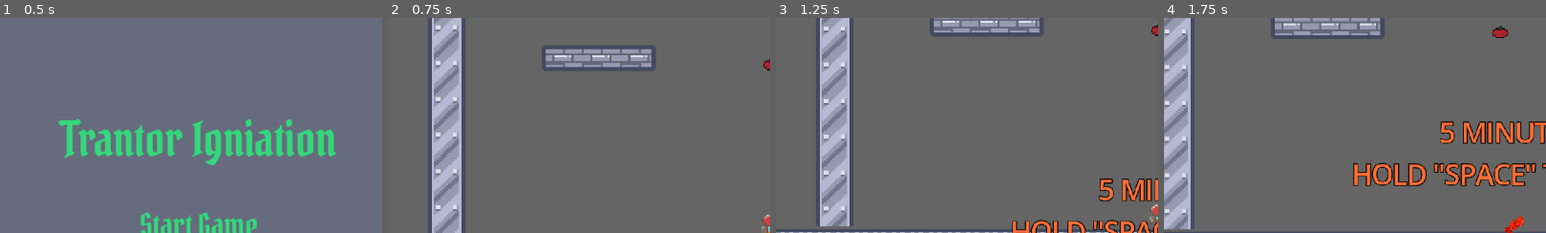
Above: before the commit, frames 1-4 (left to right).
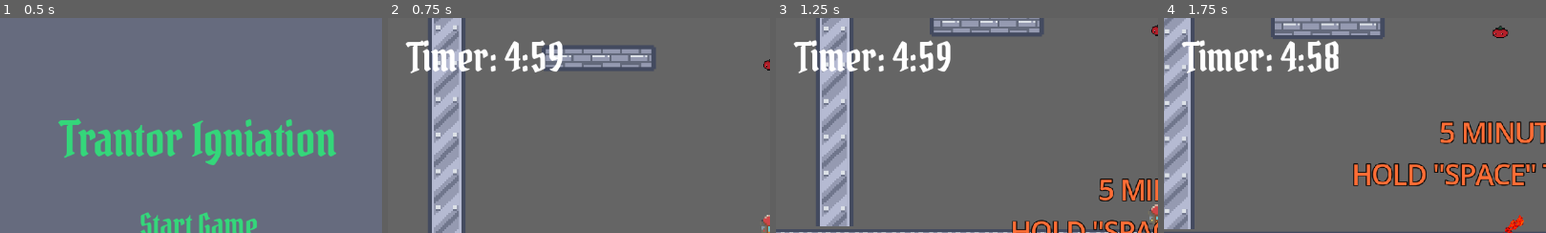
Above: after the commit, the same moments.

Repository: Kerwanc/TrantorIgniation
Game: Godot game, scene res://scenes/main_menu.tscn
The game is run twice, just before and just after one commit, with the same random seed, the same clock (stepped at 60 frames per second) and the same inputs.
Inputs:
- Up to frame 1 (0.5 s): no input
- Up to frame 2 (0.75 s): click "Start Game" at 0.5 s
- Up to frame 3 (1.25 s): no input
- Up to frame 4 (1.75 s): tap Enter (ui_accept) at 1.25, 1.52 s; hold Right (ui_right) from 1.28 s (still down)
The pictures show only the part of the screen within x 0-50%, y 0-50%; the shares and areas given below are measured in that part.

Frame 1 is identical in both runs. In frame 2, 2.5% of the frame differs, in the area x 4-46%, y 10-26%; in frame 3, 2.5%; in frame 4, 2.6%.

Commit message:
fix(level): changed chunk number

Diff:
--- a/scenes/game.gd
+++ b/scenes/game.gd
@@ -8,10 +8,8 @@
 	$Player.player_died.connect(_on_player_died)
 	menu_button.pressed.connect(_on_menu_button_pressed)
 
-	$tomato.get_node("AnimatedSprite2D").tomato_collected.connect(_on_tomato_collected)
-
 func _on_tomato_collected(tomato_node) -> void:
-	$Player.activate_tomato_power()
+	$%Player.activate_tomato_power()
 
 func _on_player_died() -> void:
 	gui.time_skip(300)
--- a/scenes/game.tscn
+++ b/scenes/game.tscn
@@ -1,10 +1,13 @@
 [gd_scene format=3 uid="uid://bnxbvi8rf2gmg"]
 
+[ext_resource type="Script" uid="uid://dy1cxd6yg4435" path="res://scenes/game.gd" id="1_ir15t"]
 [ext_resource type="PackedScene" uid="uid://d1os6mj3sfvt" path="res://scenes/player.tscn" id="1_uwrxv"]
+[ext_resource type="PackedScene" uid="uid://bjw65y4v4q6yr" path="res://scenes/in_game_ui.tscn" id="3_kvuet"]
 [ext_resource type="PackedScene" uid="uid://cn8wiigbbyo1h" path="res://scenes/firstFloor.tscn" id="3_lbhrr"]
 [ext_resource type="Script" uid="uid://cvd0f2q74p5wa" path="res://scenes/levelGenerator.gd" id="3_u5sy4"]
 [ext_resource type="PackedScene" uid="uid://k7ij4mbx6mko" path="res://scenes/chunks/chunk_2.tscn" id="4_gee14"]
 [ext_resource type="PackedScene" uid="uid://c2q3cgveor4i8" path="res://scenes/chunks/chunk_3.tscn" id="5_0tnpc"]
+[ext_resource type="FontFile" uid="uid://b2krdh840t31a" path="res://assets/Fonts/Pirata_One/PirataOne-Regular.ttf" id="5_ca42v"]
 [ext_resource type="PackedScene" uid="uid://de2e2xch0yrh5" path="res://scenes/tomato.tscn" id="5_iywne"]
 [ext_resource type="PackedScene" uid="uid://bbpwuy70o8ysi" path="res://scenes/chunks/chunk_ez.tscn" id="6_vtaks"]
 [ext_resource type="PackedScene" uid="uid://bn165eoaibans" path="res://scenes/chunks/chunk_Tomato.tscn" id="7_0tnpc"]
@@ -58,12 +61,46 @@
 
 [node name="Game" type="Node2D" unique_id=1748084737]
 position = Vector2(11, -386)
+script = ExtResource("1_ir15t")
 
 [node name="Node2D" parent="." unique_id=831772309 instance=ExtResource("3_lbhrr")]
 position = Vector2(-51, 392)
 
 [node name="Player" parent="." unique_id=1328390747 instance=ExtResource("1_uwrxv")]
+unique_name_in_owner = true
 position = Vector2(-10, 186)
+
+[node name="GUILayer" type="CanvasLayer" parent="." unique_id=809075671]
+
+[node name="inGameUI" parent="GUILayer" unique_id=1154138203 instance=ExtResource("3_kvuet")]
+
+[node name="GameOverLayer" type="CanvasLayer" parent="." unique_id=1395157728]
+
+[node name="BlackOverlay" type="ColorRect" parent="GameOverLayer" unique_id=774758579]
+anchors_preset = 15
+anchor_right = 1.0
+anchor_bottom = 1.0
+grow_horizontal = 2
+grow_vertical = 2
+color = Color(0, 0, 0, 0.8)
+
+[node name="GameOverLabel" type="Label" parent="GameOverLayer" unique_id=1055074572]
+offset_left = 476.0
+offset_top = 217.5
+offset_right = 676.0
+offset_bottom = 280.5
+theme_override_fonts/font = ExtResource("5_ca42v")
+theme_override_font_sizes/font_size = 48
+text = "GAME OVER"
+
+[node name="MenuButton" type="Button" parent="GameOverLayer" unique_id=193711739]
+offset_left = 493.0
+offset_top = 344.0
+offset_right = 659.0
+offset_bottom = 394.0
+theme_override_fonts/font = ExtResource("5_ca42v")
+theme_override_font_sizes/font_size = 24
+text = "Back to Menu"
 
 [node name="Node" type="Node" parent="." unique_id=671836667 node_paths=PackedStringArray("tilemap", "player")]
 script = ExtResource("3_u5sy4")
--- a/scenes/levelGenerator.gd
+++ b/scenes/levelGenerator.gd
@@ -7,7 +7,7 @@
 
 const CHUNK_HEIGHT = 19.8
 const START_HEIGHT = -20.9
-const CHUNK_BEFORE_END = 2
+const CHUNK_BEFORE_END = 20
 const TILE_SIZE = 16
 
 var highest_generated_chunk := 0
